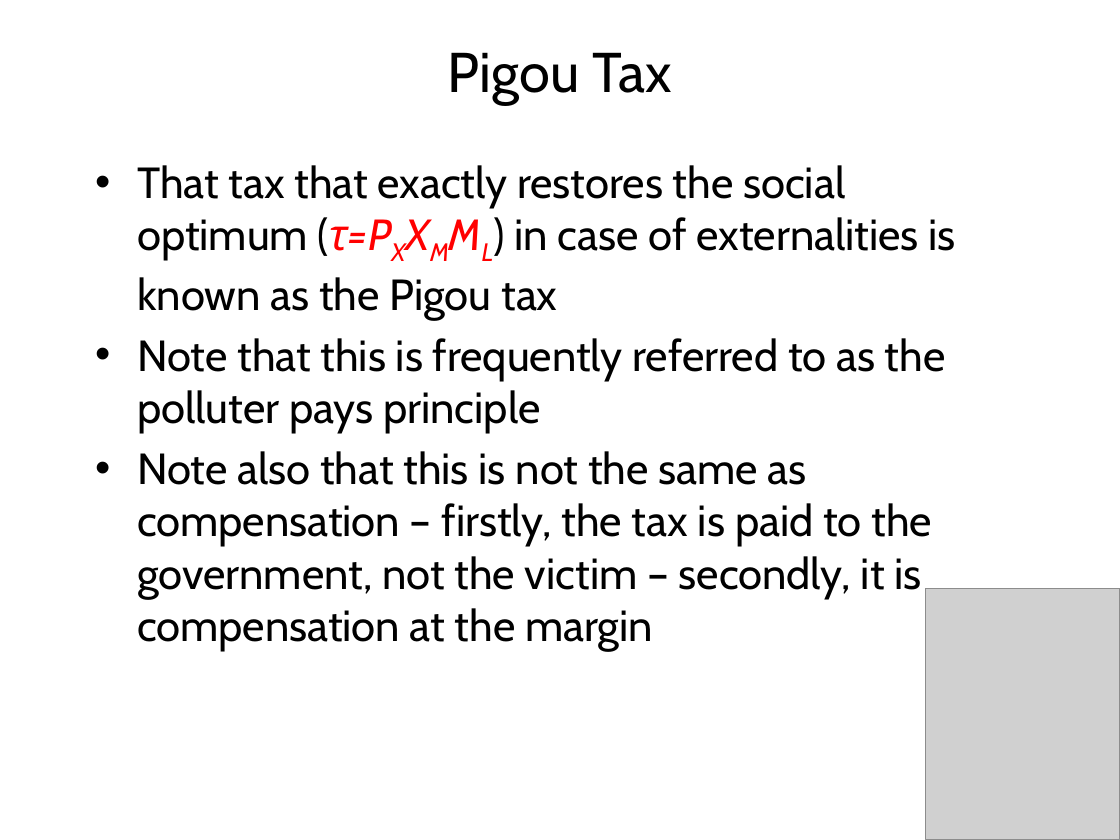
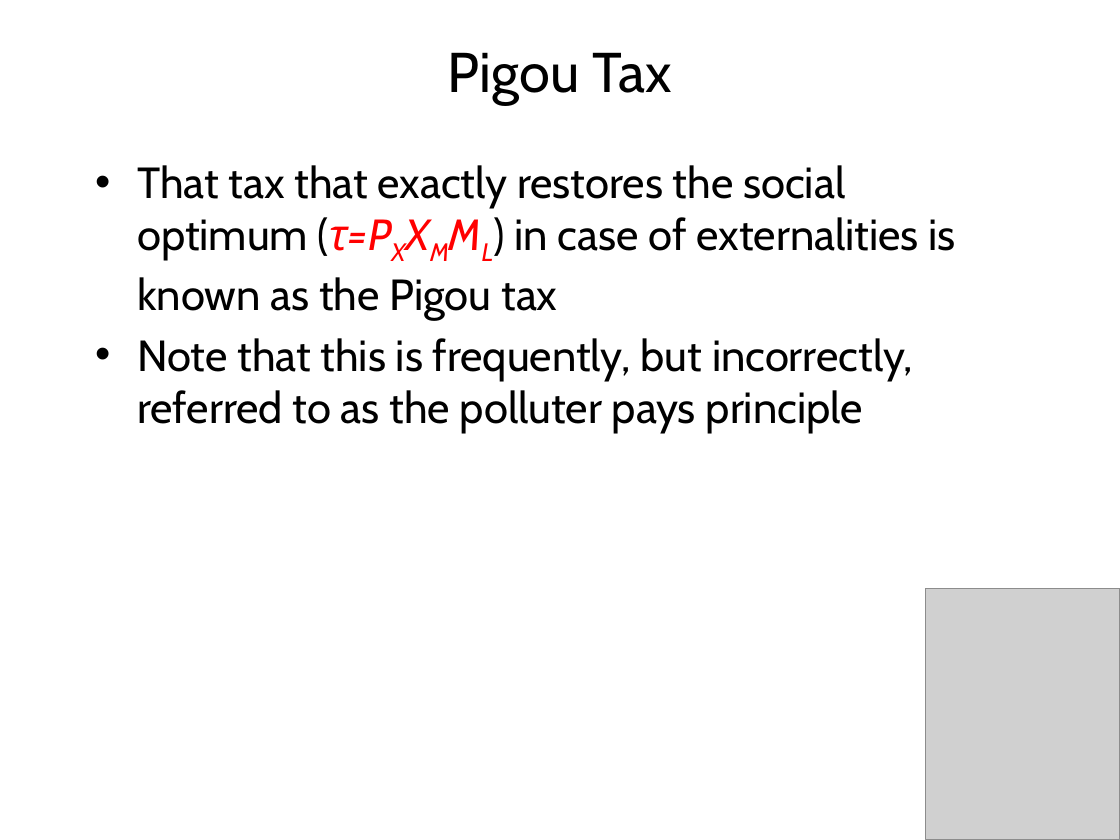
Before and after one commit to rtol/Environmental-Economics, a slide deck: slide 25 of EE2 Externalities.pptx. Drawn at 1120x840 pixels with LibreOffice and Linux fonts; fonts in the diff are those of the drawing; grey boxes stand for pictures. Boxes give left, top, right and bottom in pixels: in the first picture for what was removed or moved away, otherwise in the second. Text is boxed around its words. In the diff, an @@ line names an element or a change of style, - is before the commit and + after.

```diff
--- a/EE2 Externalities.pptx
+++ b/EE2 Externalities.pptx
@@ text at (137, 338, 913, 434): text changed @@
-• Note that this is frequently referred to as the polluter pays principle
-• Note also that this is not the same as compensation – firstly, the tax is paid to the government, not the victim – secondly, it is compensation at the margin
+• Note that this is frequently, but incorrectly, referred to as the polluter pays principle
```
Also in this commit, not shown: 8 other slides changed, 1 slide added, 8 other files.
